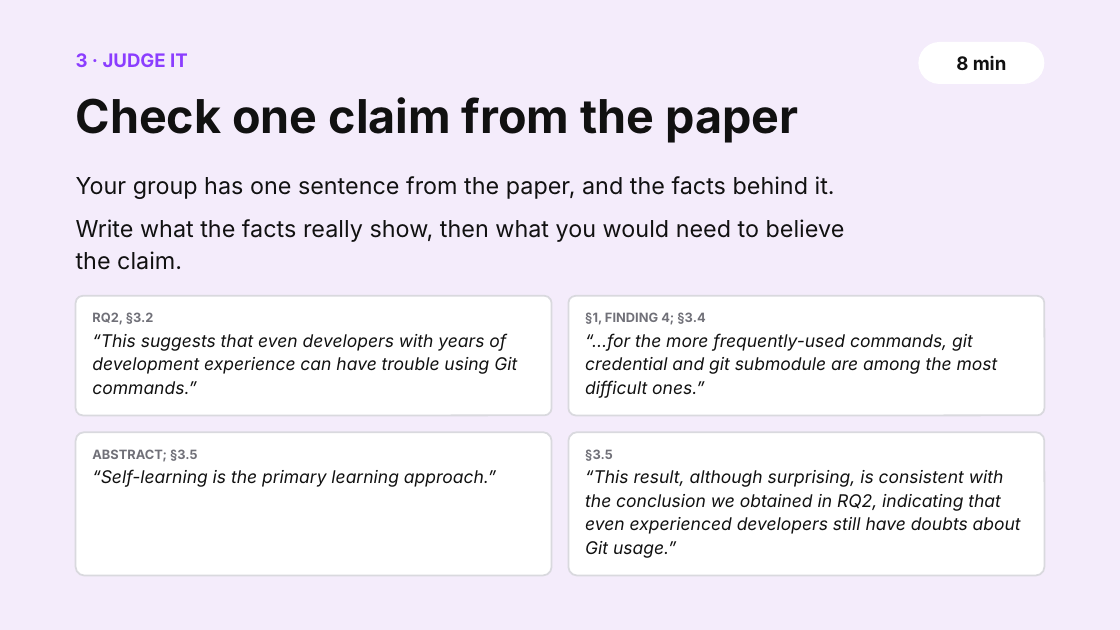
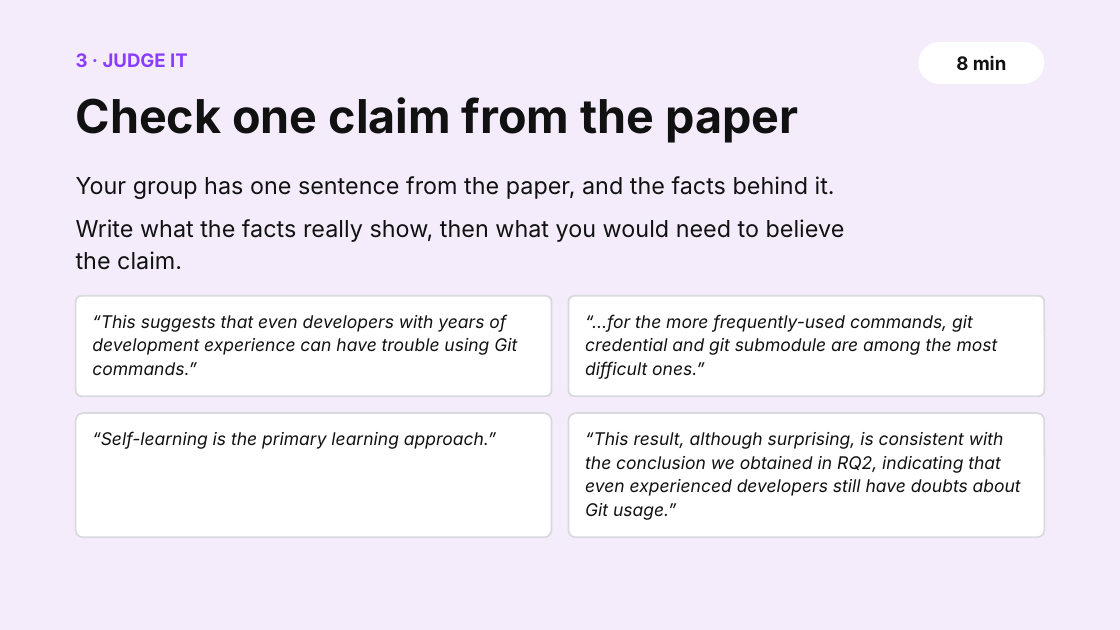
Before and after one commit to shubham3-ucb/cs294-pl, a slide deck: slide 12 of slides/thursday_app.pptx. Drawn at 1120x630 pixels with LibreOffice and Linux fonts; fonts in the diff are those of the drawing. Boxes give left, top, right and bottom in pixels: in the first picture for what was removed or moved away, otherwise in the second. Text is boxed around its words. In the diff, an @@ line names an element or a change of style, - is before the commit and + after.

```diff
--- a/slides/thursday_app.pptx
+++ b/slides/thursday_app.pptx
@@ rounded rectangle: place and size @@
-rounded rectangle at <box>76,296,552,415</box>
+rounded rectangle at <box>76,296,552,397</box>
@@ rounded rectangle: place and size @@
-rounded rectangle at <box>569,296,1045,415</box>
+rounded rectangle at <box>569,296,1045,397</box>
@@ text "“This suggests that even developers ...": place and size @@
-text "“This suggests that even developers ..." at <box>92,333,517,394</box>
+text "“This suggests that even developers ..." at <box>92,314,517,375</box>
@@ text removed at <box>92,312,154,325</box> @@
-RQ2, §3.2
@@ text "“…for the more frequently-used commands, ...": place and size @@
-text "“…for the more frequently-used commands, ..." at <box>585,333,998,398</box>
+text "“…for the more frequently-used commands, ..." at <box>585,314,998,379</box>
@@ text removed at <box>585,312,705,325</box> @@
-§1, FINDING 4; §3.4
@@ rounded rectangle: place and size @@
-rounded rectangle at <box>569,433,1045,576</box>
+rounded rectangle at <box>76,413,552,538</box>
@@ rounded rectangle: place and size @@
-rounded rectangle at <box>76,433,552,576</box>
+rounded rectangle at <box>569,413,1045,538</box>
@@ text "“Self-learning is the primary learning ...": place and size @@
-text "“Self-learning is the primary learning ..." at <box>92,469,496,487</box>
+text "“Self-learning is the primary learning ..." at <box>92,431,496,449</box>
@@ text removed at <box>92,449,198,462</box> @@
-ABSTRACT; §3.5
@@ text "“This result, although surprising, is ...": place and size @@
-text "“This result, although surprising, is ..." at <box>585,470,1021,558</box>
+text "“This result, although surprising, is ..." at <box>585,432,1021,520</box>
@@ text removed at <box>585,449,613,461</box> @@
-§3.5
```
Also in this commit, not shown: 6 other slides changed, 13 other files.
